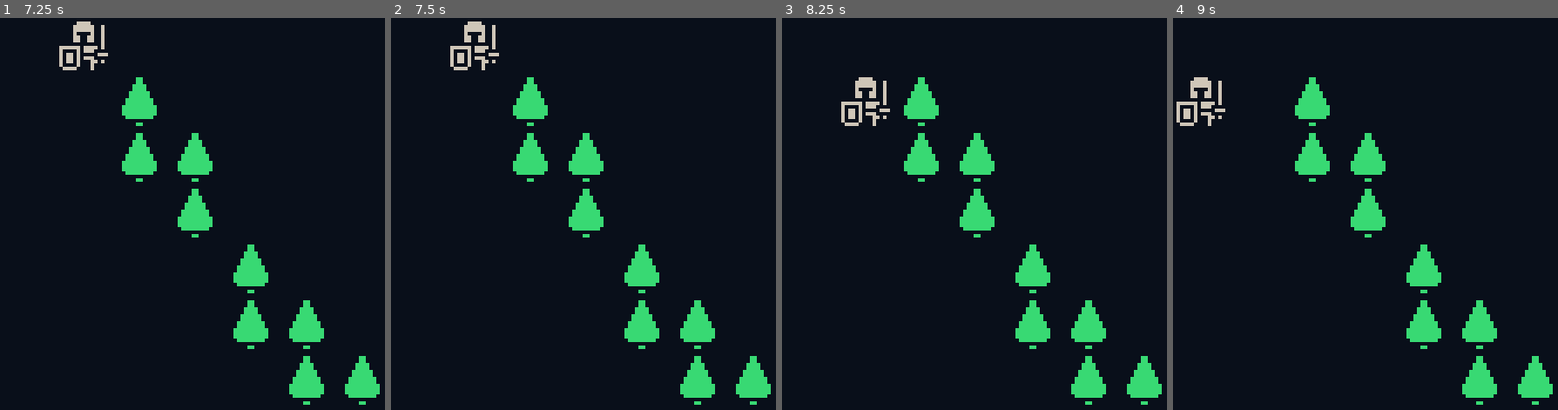
Above: before the commit, frames 1-4 (left to right).
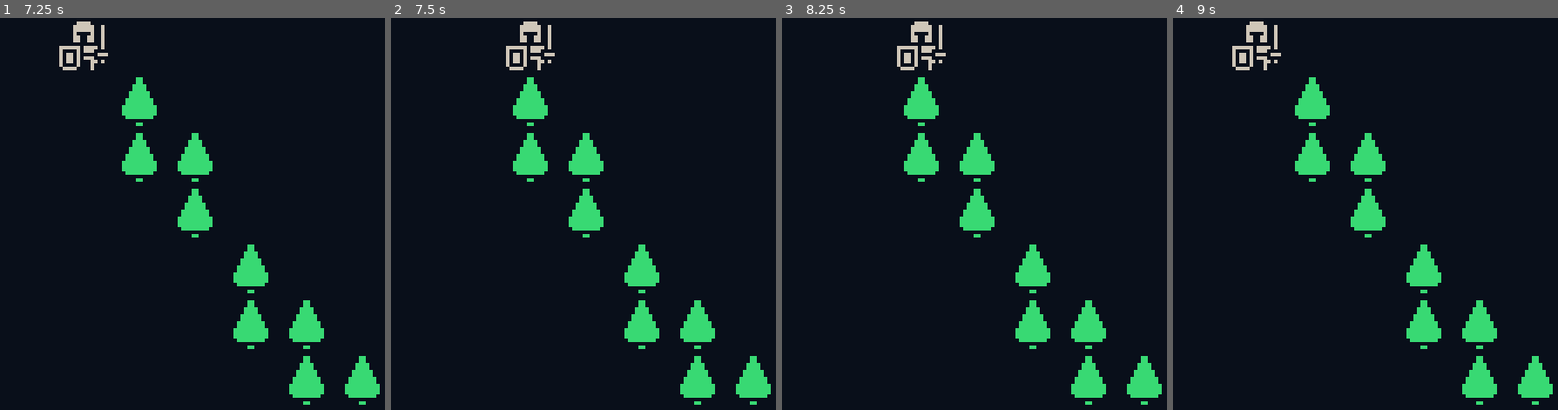
Above: after the commit, the same moments.

Repository: MCluck90/dungeon-dance-off
Game: Godot game, scene res://Main.tscn
Two runs of this game, one before a commit and one after it. Both use one fixed random seed, a clock stepped at 60 frames per second and the inputs below.
Inputs:
- Up to frame 1 (7.25 s): tap Enter at 0.5, 2, 3.5 s; hold Right (ui_right) 0.53-1.28 s; tap Space at 1.25, 2.75, 4.25 s; hold Down (ui_down) 1.28-2.03 s; hold Right (ui_right) 2.03-2.78 s; hold Up (ui_up) 2.78-3.53 s; hold Left (ui_left) 3.53-5.03 s; hold Down (ui_down) 5.03-5.78 s; hold Right (ui_right) 5.78-6.53 s; hold Up (ui_up) from 6.53 s (still down)
- Up to frame 2 (7.5 s): release Up (ui_up) at 7.28 s; hold Right (ui_right) from 7.28 s (still down)
- Up to frame 3 (8.25 s): release Right (ui_right) at 8.03 s; hold Down (ui_down) from 8.03 s (still down)
- Up to frame 4 (9 s): release Down (ui_down) at 8.78 s; hold Left (ui_left) from 8.78 s (still down)

Frame 1 is identical in both runs. In frame 2, 1.2% of the frame differs, in the area x 15-43%, y 0-14%; in frame 3, 1.2%; in frame 4, 1.2%.

Commit message:
Perfect grid-based movement

Diff:
--- a/Prefabs/Player.tscn
+++ b/Prefabs/Player.tscn
@@ -4,9 +4,9 @@
 [ext_resource path="res://Scripts/Player.gd" type="Script" id=2]
 
 [sub_resource type="RectangleShape2D" id=1]
-extents = Vector2( 8, 8 )
+extents = Vector2( 7, 7 )
 
-[node name="Player" type="KinematicBody2D"]
+[node name="Player" type="Area2D"]
 script = ExtResource( 2 )
 
 [node name="Sprite" type="Sprite" parent="."]
@@ -15,6 +15,11 @@
 region_enabled = true
 region_rect = Rect2( 448, 0, 16, 16 )
 
-[node name="CollisionShape2D" type="CollisionShape2D" parent="."]
+[node name="CollisionRect" type="CollisionShape2D" parent="."]
+visible = false
 position = Vector2( 8, 8 )
 shape = SubResource( 1 )
+
+[node name="RayCast2D" type="RayCast2D" parent="."]
+visible = false
+position = Vector2( 8, 8 )
--- a/Scripts/Player.gd
+++ b/Scripts/Player.gd
@@ -1,25 +1,30 @@
-extends KinematicBody2D
+extends Area2D
 
 
 # Declare member variables here. Examples:
 # var a = 2
 # var b = "text"
 
+var tile_size = 16
+var inputs = {
+	"ui_up": Vector2.UP,
+	"ui_down": Vector2.DOWN,
+	"ui_left": Vector2.LEFT,
+	"ui_right": Vector2.RIGHT
+}
 
 # Called when the node enters the scene tree for the first time.
 func _ready():
-	pass
-
+	position = position.snapped(Vector2.ONE * tile_size)
 
 # Called every frame. 'delta' is the elapsed time since the previous frame.
 func _process(delta):
-	var velocity = Vector2.ZERO
-	if Input.is_action_just_pressed("ui_right"):
-		velocity.x += 16
-	if Input.is_action_just_pressed("ui_left"):
-		velocity.x -= 16
-	if Input.is_action_just_pressed("ui_down"):
-		velocity.y += 16
-	if Input.is_action_just_pressed("ui_up"):
-		velocity.y -= 16
-	move_and_collide(velocity)
+	for dir in inputs.keys():
+		if Input.is_action_just_pressed(dir):
+			move(dir)
+
+func move(dir):
+	$RayCast2D.cast_to = inputs[dir] * tile_size * 0.99
+	$RayCast2D.force_raycast_update()
+	if !$RayCast2D.is_colliding():
+		position += inputs[dir] * tile_size
